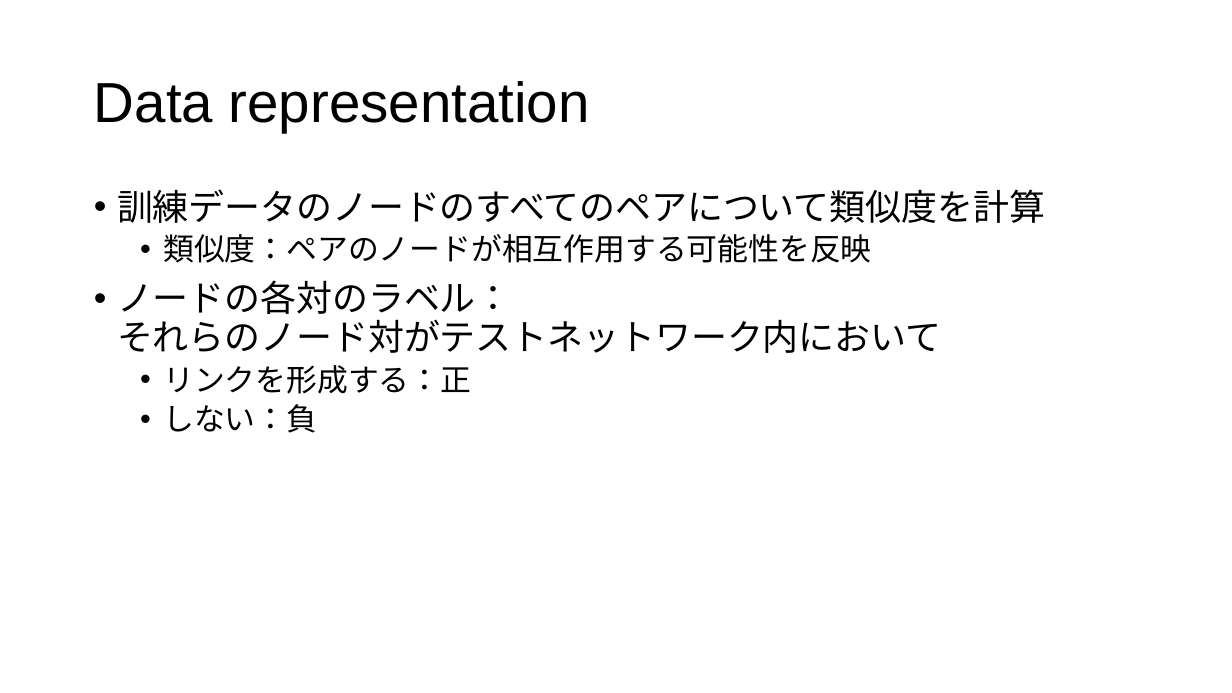
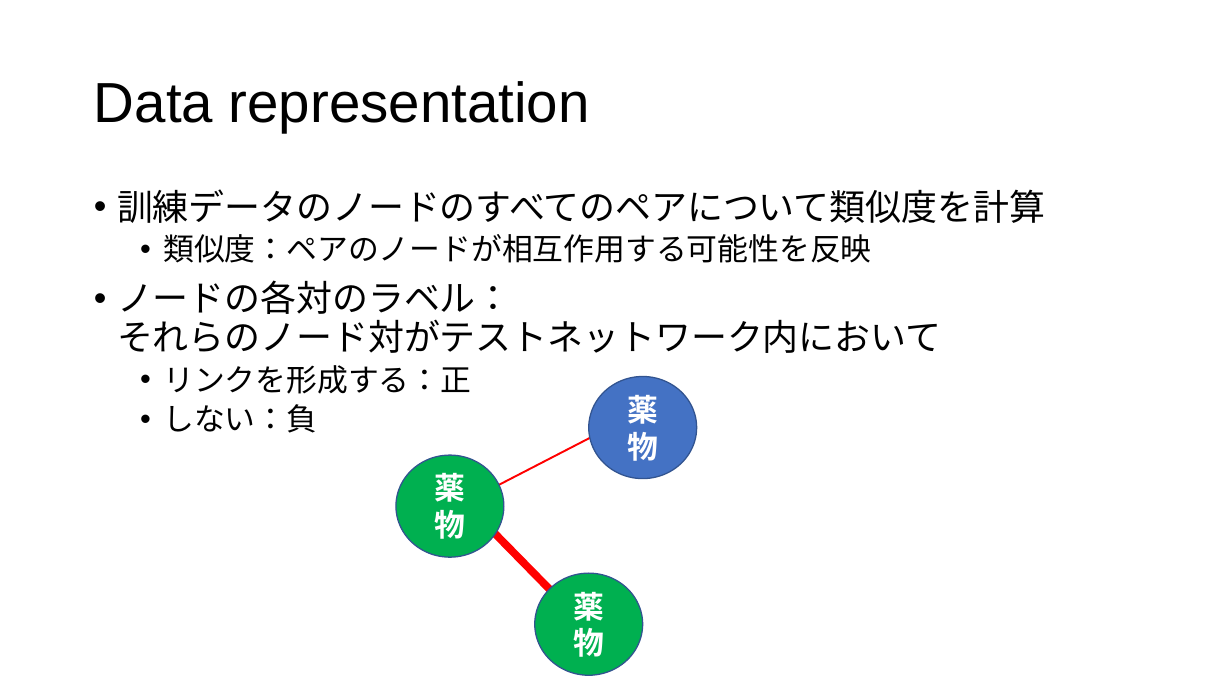
Before and after one commit to tsutarou10/variousFile, a slide deck: slide 24 of Predicting potential drug-drug interactions on topological and semantic similarity features using statistical learning.pptx (slide 22 before the commit). Drawn at 1232x693 pixels with LibreOffice and Linux fonts; fonts in the diff are those of the drawing. Boxes give left, top, right and bottom in pixels: in the first picture for what was removed or moved away, otherwise in the second. Text is boxed around its words. In the diff, an @@ line names an element or a change of style, - is before the commit and + after.

```diff
--- a/Predicting potential drug-drug interactions on topological and semantic similarity features using statistical learning.pptx
+++ b/Predicting potential drug-drug interactions on topological and semantic similarity features using statistical learning.pptx
@@ ellipse added at <box>589,376,697,479</box>, fill #4472C4, outline #325491 1 pt, 24 pt, text #FFFFFF, bold @@
+薬物
@@ line added from (488, 491) to (619, 422), #FF0000 1.5 pt @@
@@ ellipse added at <box>396,455,504,557</box>, fill #00B050, outline #325491 1 pt, 24 pt, text #FFFFFF, bold @@
+薬物
@@ line added from (446, 484) to (605, 646), #FF0000 6 pt @@
@@ ellipse added at <box>535,573,643,676</box>, fill #00B050, outline #325491 1 pt, 24 pt, text #FFFFFF, bold @@
+薬物
```
Also in this commit, not shown: 18 other slides changed, 2 slides added.
